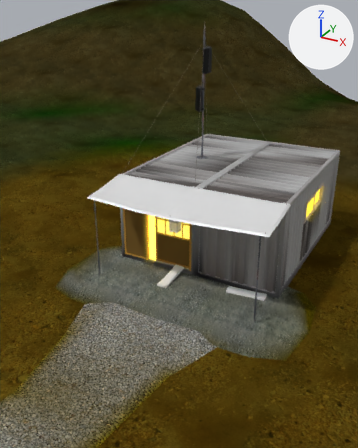
The Blender file environment/road_asteroid/road_asteroid.blend as it was, and as the next commit left it.
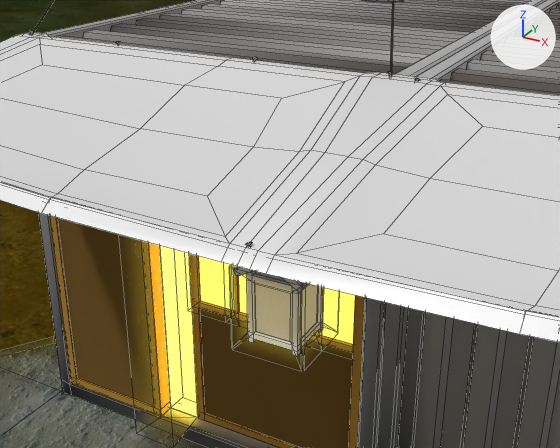
There are two pictures of each version: one from a camera (50 mm lens) standing at (5.89, 11.22, 7.44) and looking at (-0.68, 23.17, 1.47), one close up from a camera (50 mm lens) standing at (1.33, 19.27, 3.69) and looking at (-0.08, 21.81, 2.41). Lighting does not change. The marker at upper right points along +X, +Y and +Z. The close-ups show mesh edges as thin lines.

In view in the first close-up: 'home', 'motor-road'.
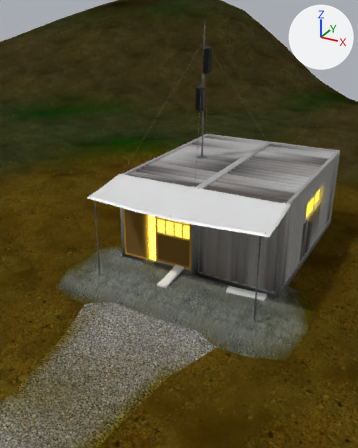
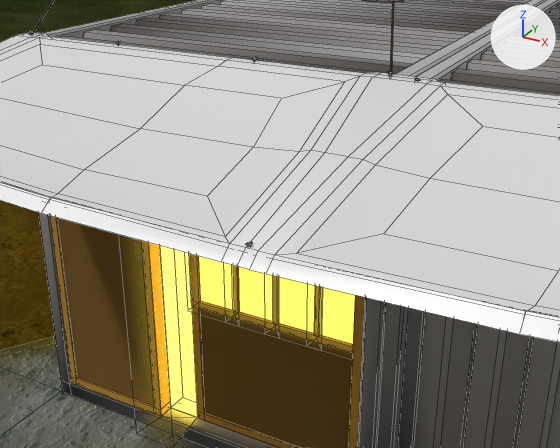
ob_lighter_body is not drawn itself; it is the parent of ob_lighter_top, ob_rayon_lighter.

Location of each change, (x1, y1, x2, y2) in pixels of the close-ups (560 x 448 px):
'home', reshaped: (0, 0, 560, 448) in both

The change, as a list of edits to the scene's bpy script:
```text
Change col_home:
    add col_home.objects.link(ob_bracing_005)
    remove col_home.objects.link(ob_lighter_body)
    remove col_home.objects.link(ob_lighter_top)
    remove col_home.objects.link(ob_rayon_lighter)
    remove col_home.objects.link(ob_bracing_005)
Remove ob_lighter_body:
    ob_lighter_body = bpy.data.objects.new('Lighter.Body', me_cube_017)
    ob_lighter_body.location = (0.0, -4.215, 2.0)
Remove ob_lighter_top:
    ob_lighter_top = bpy.data.objects.new('Lighter.Top', me_cube_018)
    ob_lighter_top.parent = ob_lighter_body
    ob_lighter_top.matrix_parent_inverse = Matrix(((1.0, 0.0, 0.0, 0.0), (0.0, 1.0, 0.0, 4.215), (0.0, 0.0, 1.0, -2.0), (0.0, 0.0, 0.0, 1.0)))
    ob_lighter_top.location = (0.0, -4.215, 2.245)
Remove ob_rayon_lighter:
    ob_rayon_lighter = bpy.data.objects.new('rayon.lighter', me_plane_006)
    ob_rayon_lighter.parent = ob_lighter_body
    ob_rayon_lighter.matrix_parent_inverse = Matrix(((1.0, 0.0, 0.0, 0.0), (0.0, 1.0, 0.0, 4.215), (0.0, 0.0, 1.0, -2.0), (0.0, 0.0, 0.0, 1.0)))
    ob_rayon_lighter.location = (0.0, -4.215, 2.0)
    ob_rayon_lighter.rotation_euler = (1.571, 0.0, 0.0)  # degrees (90, 0, 0)
```
